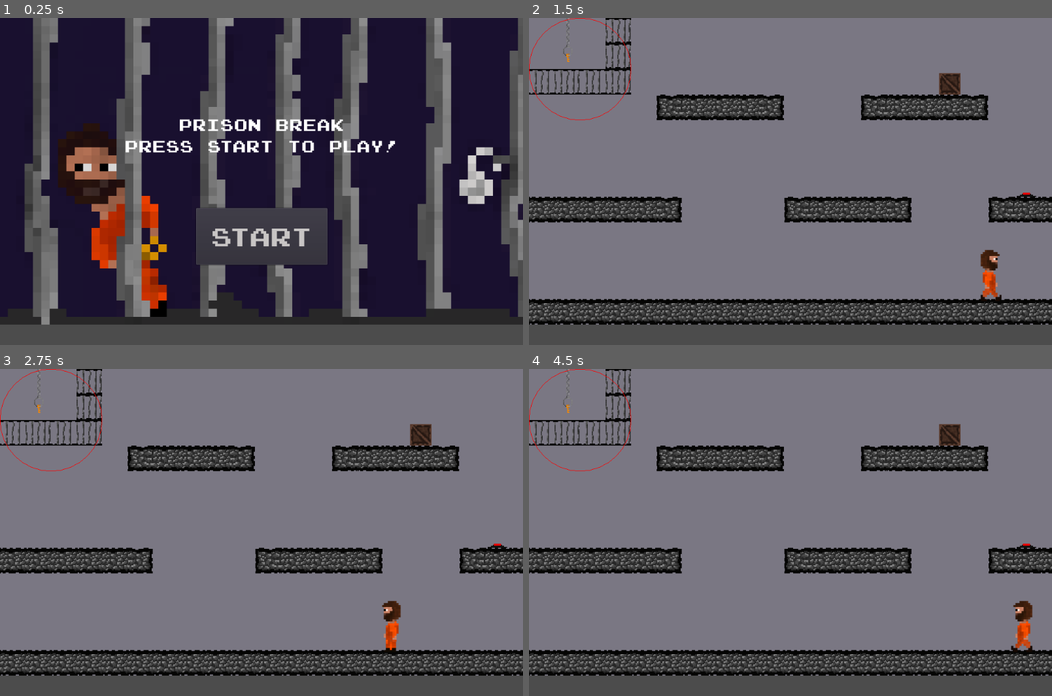
Above: before the commit, frames 1-4 (two rows, left to right).
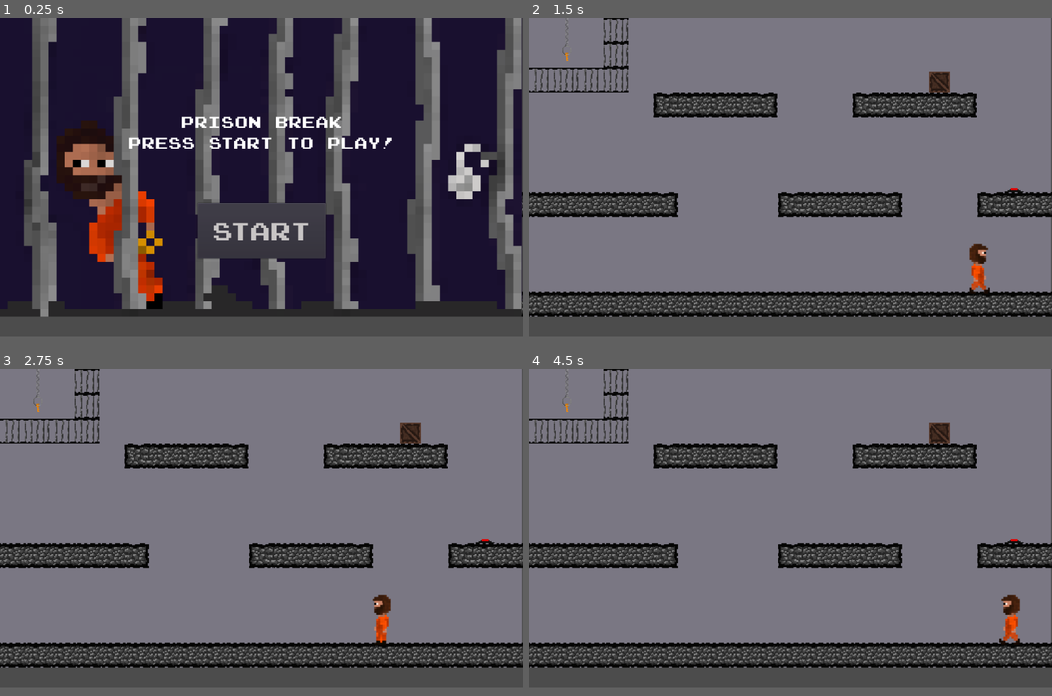
Above: after the commit, the same moments.

Repository: SanPug1/Prison-Break-Game
Game: Godot game, scene res://Everything.tscn
The game is run twice, just before and just after one commit, with the same random seed, the same clock (stepped at 60 frames per second) and the same inputs. This scene is started directly instead of the project's main scene. Sound files missing from this copy of the repository are replaced by a short silence.
Inputs (mouse positions are in pixels of both pictures, inside the frame that each line leads up to):
- Up to frame 1 (0.25 s): no input
- Up to frame 2 (1.5 s): click "Start" at 0.5 s; tap Enter at 1.25 s; move the mouse to (952, 276) at 1.27 s; hold Right (player_right) from 1.28 s (still down); click (952, 276) at 1.35 s
- Up to frame 3 (2.75 s): tap Z (player_jump) at 1.52, 2.27 s; move the mouse to (156, 548) at 2.02 s; release Right (player_right) at 2.03 s; hold Left (player_left) from 2.03 s (still down); click (156, 548) at 2.1 s
- Up to frame 4 (4.5 s): move the mouse to (842, 460) at 2.77 s; release Left (player_left) at 2.78 s; hold Right (player_right) 2.78-4.28 s; click (842, 460) at 2.85 s; move the mouse to (764, 597) at 3.52 s; click (764, 597) at 3.6 s; tap Z (player_jump) at 3.77 s; move the mouse to (947, 581) at 4.27 s; hold Left (player_left) from 4.28 s (still down); click (947, 581) at 4.35 s
The window is 800x500 before the commit and 800x487 after it. Grey fills any space a smaller window leaves; there, only what the larger window draws over its background counts as a difference.

The runs differ from the first frame. In frame 1, 30% of the frame differs, in the area x 0-100%, y 0-94%; in frame 2, 18%; in frame 3, 18%; in frame 4, 18%.

Commit message:
Added test for drawing arc and puzzle 2 setup

Diff:
--- a/Entities/Player.tscn
+++ b/Entities/Player.tscn
@@ -20,7 +20,6 @@
 } ]
 
 [sub_resource type="RectangleShape2D" id=6]
-extents = Vector2( 24, 40 )
 extents = Vector2( 14.5, 46 )
 
 [node name="Player" type="KinematicBody2D"]
--- a/Levels/Puzzle 1.gd
+++ b/Levels/Puzzle 1.gd
@@ -35,8 +35,6 @@
 				p3 = true
 				print(itemFound)
 				#_draw($Polygon3.position, 202, 0, 2*PI)
-			#_draw($Polygon3.position, 202, 0, 2*PI)
-	   #print(itemFound)
 
 
 func draw_circle_arc(center, radius, color):
--- a/Levels/Puzzle 2.gd
+++ b/Levels/Puzzle 2.gd
@@ -4,34 +4,15 @@
 # Declare member variables here. Examples:
 # var a = 2
 # var b = "text"
-
+var array = []
 
 # Called when the node enters the scene tree for the first time.
 func _ready():
+	array.resize(8)
+	array.fill(Vector2.ZERO)
 	pass # Replace with function body.
 
-func _draw() -> void:
-	draw_circle_arc(Vector2(100,100), 100, Color.red)
 
-func draw_circle_arc(center, radius, color):
-	var points = 32
-	var previousLoc = Vector2.ZERO
-	var loc = Vector2.ZERO
-	var angle = 2*PI/points
-	var oldA = 0
-	var newA = angle
-
-
-	for i in range(points):
-		previousLoc.x = cos(oldA)*radius
-		previousLoc.y = sin(oldA)*radius
-		loc.x = cos(newA)*radius
-		loc.y = sin(newA)*radius
-		oldA += angle
-		newA += angle
-		print(previousLoc)
-		print(loc)
-		draw_line(previousLoc+center, loc+center, Color.red)
 
 
 # Called every frame. 'delta' is the elapsed time since the previous frame.
--- a/Levels/Puzzle 2.tscn
+++ b/Levels/Puzzle 2.tscn
@@ -4,3 +4,5 @@
 
 [node name="Puzzle 2" type="Node2D"]
 script = ExtResource( 1 )
+
+[node name="AnimatedSprite" type="AnimatedSprite" parent="."]
--- /dev/null
+++ b/Testing/Draw circle arc test.gd
@@ -0,0 +1,37 @@
+extends Node2D
+
+
+# Declare member variables here. Examples:
+# var a = 2
+# var b = "text"
+
+
+# Called when the node enters the scene tree for the first time.
+func _ready():
+	pass # Replace with function body.
+
+func _draw() -> void:
+	draw_circle_arc(get_viewport_rect().get_center(), 100, Color.red)
+
+func draw_circle_arc(center, radius, color):
+	var points = 64
+	var previousLoc = Vector2.ZERO
+	var loc = Vector2.ZERO
+	var angle = 2*PI/points
+	var oldA = 0
+	var newA = angle
+
+
+	for i in range(points):
+		previousLoc.x = cos(oldA)*radius
+		previousLoc.y = sin(oldA)*radius
+		loc.x = cos(newA)*radius
+		loc.y = sin(newA)*radius
+		oldA += angle
+		newA += angle
+		print(previousLoc)
+		print(loc)
+		draw_line(previousLoc+center, loc+center, Color.red)
+# Called every frame. 'delta' is the elapsed time since the previous frame.
+#func _process(delta):
+#	pass
--- /dev/null
+++ b/Testing/Draw circle arc test.tscn
@@ -0,0 +1,6 @@
+[gd_scene load_steps=2 format=2]
+
+[ext_resource path="res://Testing/Draw circle arc test.gd" type="Script" id=1]
+
+[node name="Draw circle arc" type="Node2D"]
+script = ExtResource( 1 )
--- a/project.godot
+++ b/project.godot
@@ -11,11 +11,12 @@
 [application]
 
 config/name="Final Project"
-run/main_scene="res://Levels/Puzzle 2.tscn"
+run/main_scene="res://Testing/Draw circle arc test.tscn"
 config/icon="res://icon.png"
 
 [display]
 
+window/size/width=1050
 window/size/height=640
 
 [gui]
